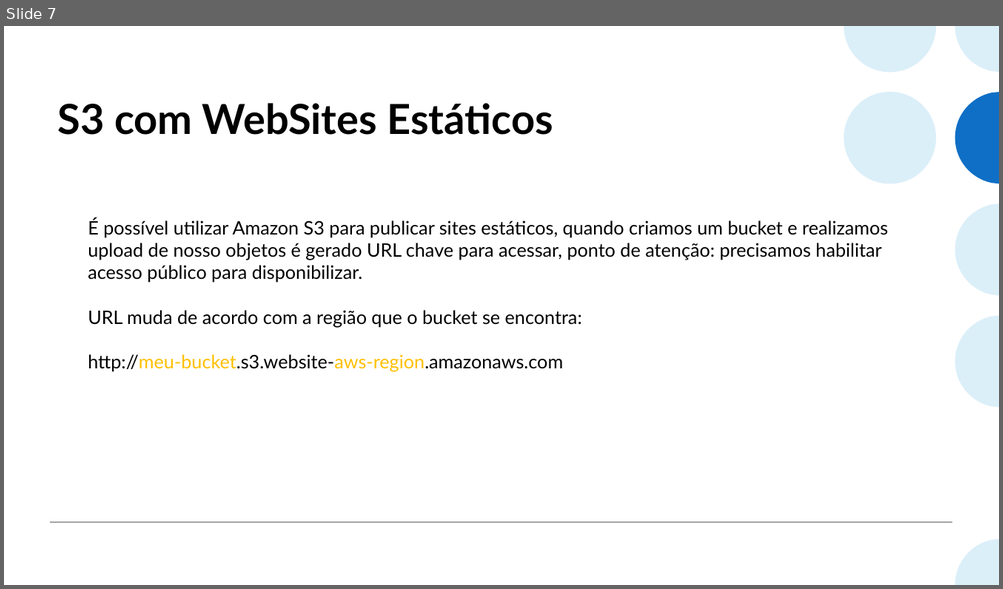
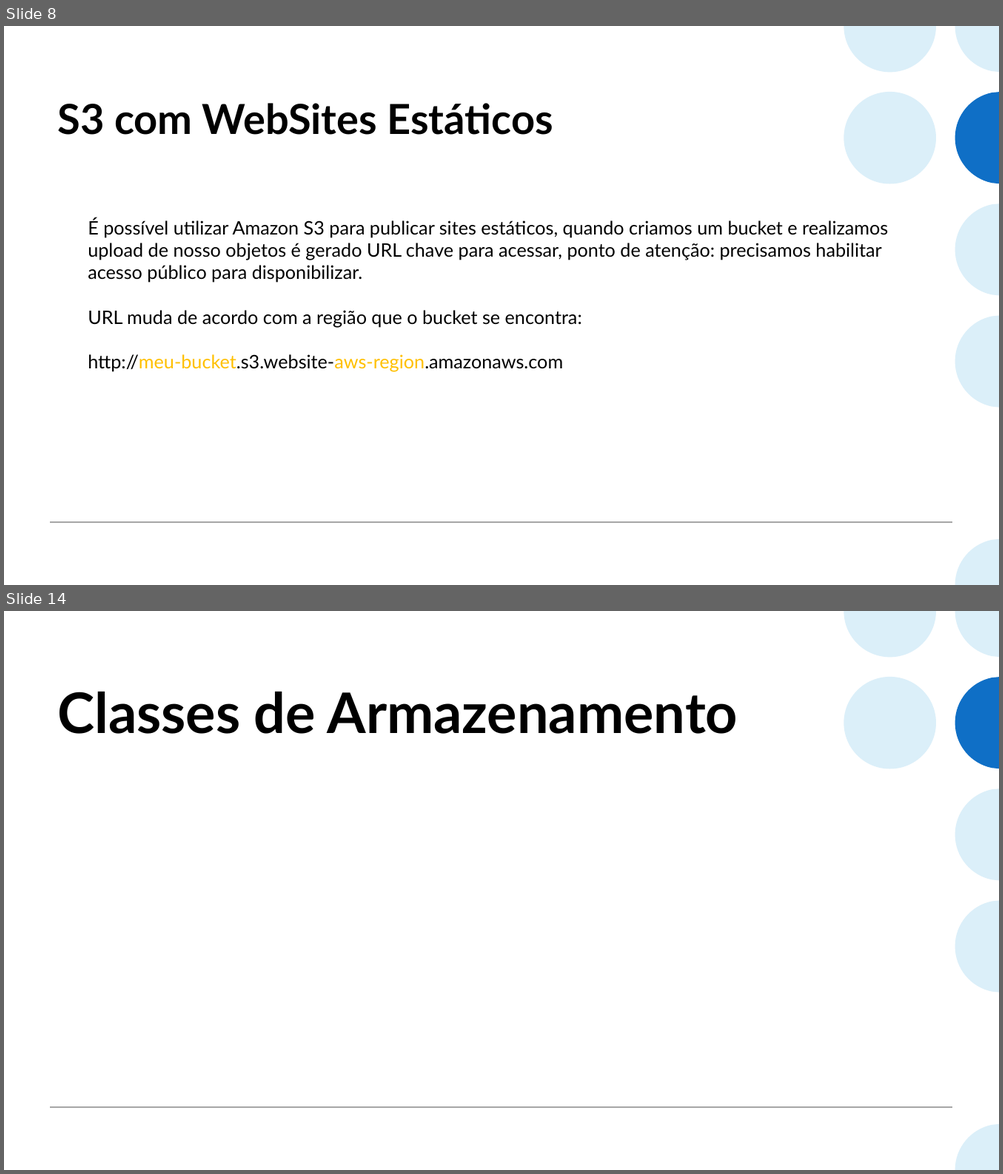
Before and after one commit to alanmourad/docs-aws, a slide deck: aws_work3_s3.pptx. Shown one above the other, each under a label of ours: slide 7 before the commit, slides 8 and 14 after it; the slides between them are not shown. The pictures are 1003x589 and 1003x1174 pixels, drawn with LibreOffice and Linux fonts; fonts in the diff are those of the drawing. Boxes give left, top, right and bottom in pixels: in the first picture for what was removed or moved away, otherwise in the second. Text is boxed around its words. In the diff, an @@ line names an element or a change of style, - is before the commit and + after.

```diff
--- a/aws_work3_s3.pptx
+++ b/aws_work3_s3.pptx
@@ slide 14 added at [4,611,999,1170], background #FFFFFF; not listed: 8 template elements that a slide beside it also shows @@
@@ title added at [57,691,738,734], 54 pt, text #000000, bold @@
+Classes de Armazenamento
@@ what was slide 7 is now slide 8 @@
```
Also in this commit, not shown: 13 slides changed, 4 other slides added.
